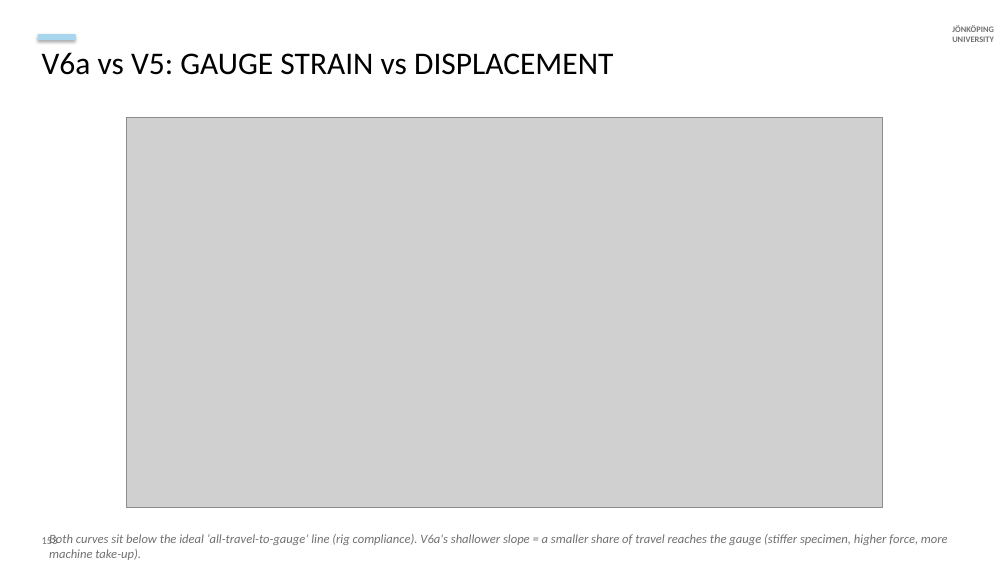
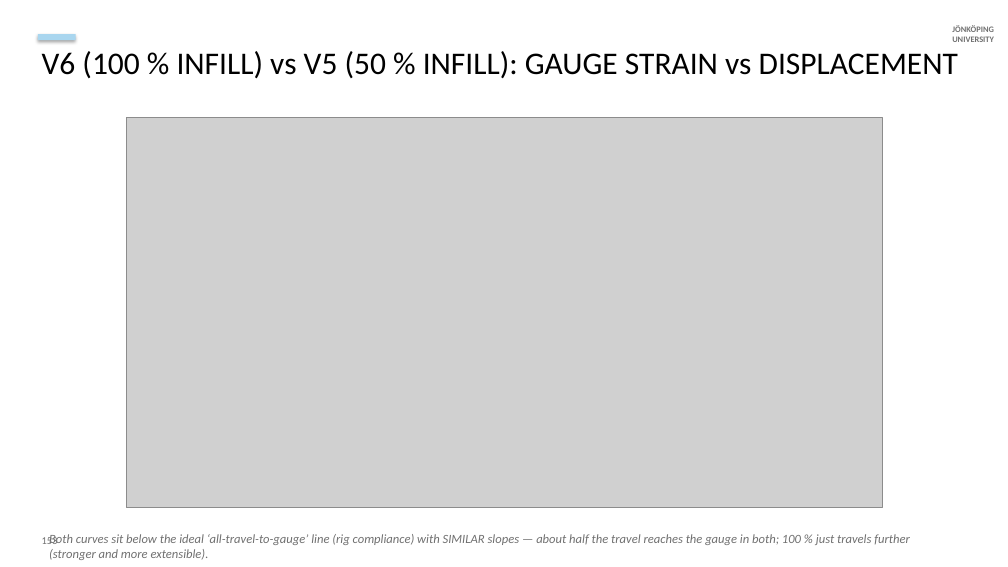
Before and after one commit to cenmir/UTM, a slide deck: slide 13 of V6a_8_6_20_slides.pptx. Drawn at 1008x567 pixels with LibreOffice and Linux fonts; fonts in the diff are those of the drawing; grey boxes stand for pictures. Boxes give left, top, right and bottom in pixels: in the first picture for what was removed or moved away, otherwise in the second. Text is boxed around its words. In the diff, an @@ line names an element or a change of style, - is before the commit and + after.

```diff
--- a/V6a_8_6_20_slides.pptx
+++ b/V6a_8_6_20_slides.pptx
@@ text at <box>42,51,958,78</box>: text changed @@
-V6a vs V5: GAUGE STRAIN vs DISPLACEMENT
+V6 (100 % INFILL) vs V5 (50 % INFILL): GAUGE STRAIN vs DISPLACEMENT
@@ text at <box>49,534,910,560</box>: text changed @@
-Both curves sit below the ideal ‘all-travel-to-gauge’ line (rig compliance). V6a's shallower slope = a smaller share of travel reaches the gauge (stiffer specimen, higher force, more machine take-up).
+Both curves sit below the ideal ‘all-travel-to-gauge’ line (rig compliance) with SIMILAR slopes — about half the travel reaches the gauge in both; 100 % just travels further (stronger and more extensible).
```
Also in this commit, not shown: 7 other slides changed, 5 slides added, 14 other files.
